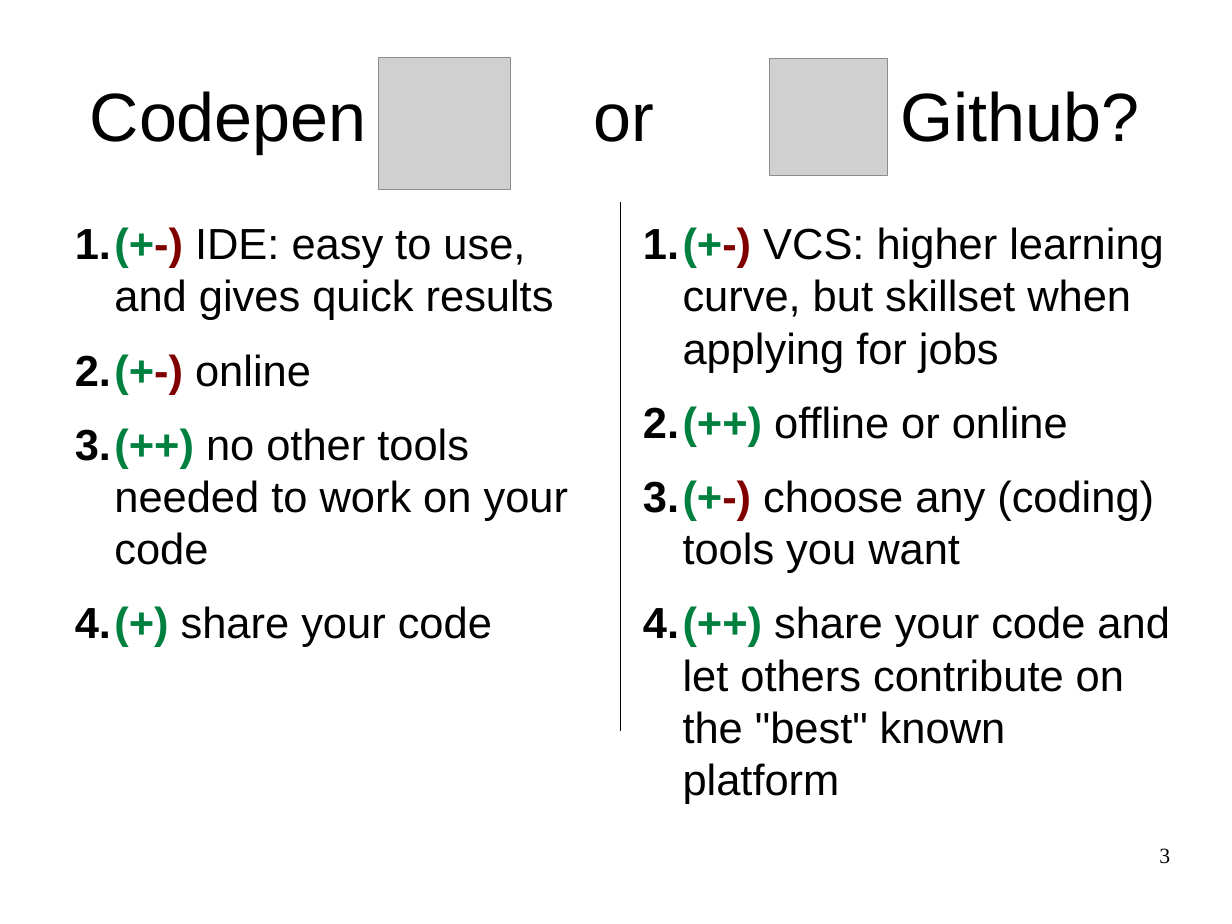
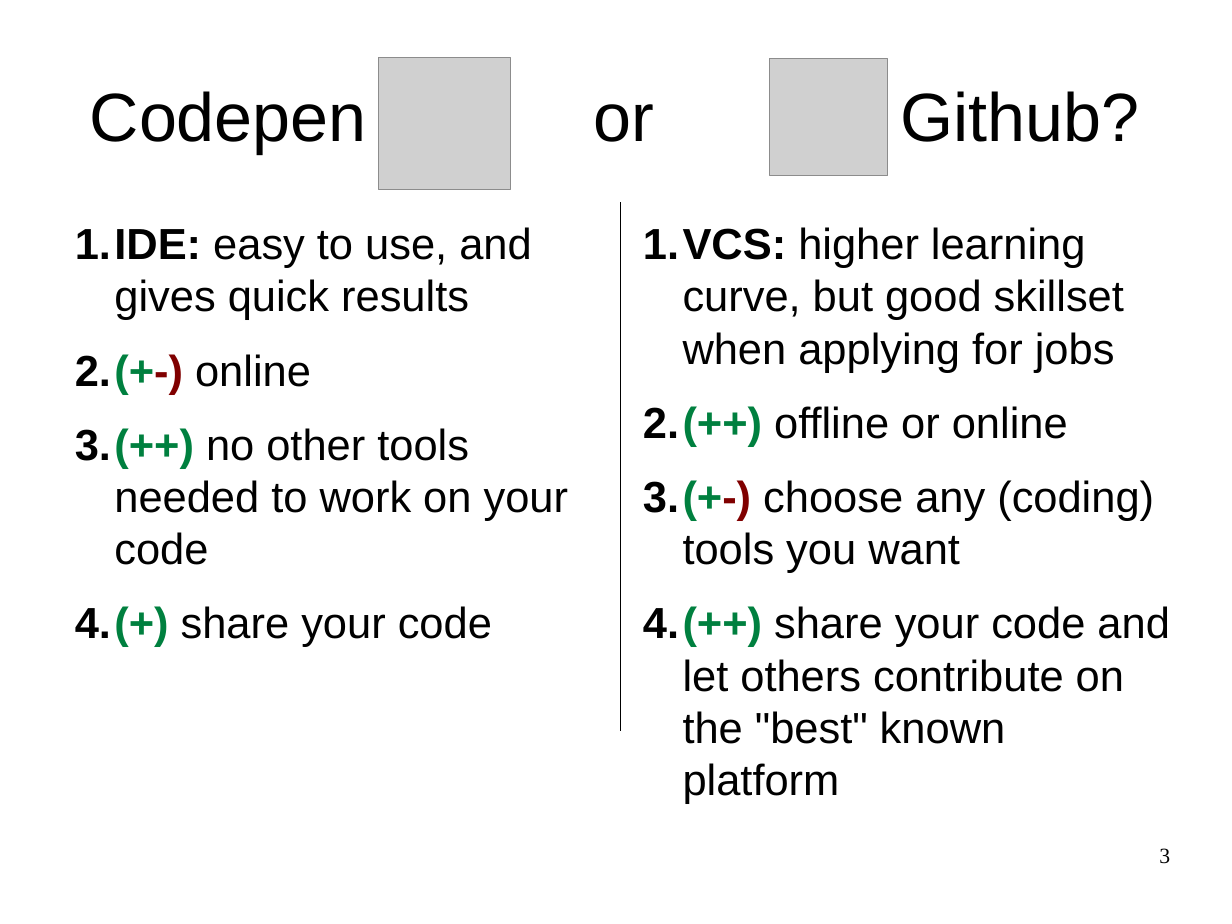
Before and after one commit to FCCVienna/FCCVienna, a slide deck: slide 3 of talks/2017-03-10_codepen_or_github_for_fcc.odp. Drawn at 1232x924 pixels with LibreOffice and Linux fonts; fonts in the diff are those of the drawing; grey boxes stand for pictures. Boxes give left, top, right and bottom in pixels: in the first picture for what was removed or moved away, otherwise in the second. Text is boxed around its words. In the diff, an @@ line names an element or a change of style, - is before the commit and + after.

```diff
--- a/talks/2017-03-10_codepen_or_github_for_fcc.odp
+++ b/talks/2017-03-10_codepen_or_github_for_fcc.odp
@@ text at <box>75,227,531,320</box>: text changed @@
-1. (+-) IDE: easy to use, and gives quick results
+1. IDE: easy to use, and gives quick results
@@ text at <box>643,227,1124,373</box>: text changed @@
-1. (+-) VCS: higher learning curve, but skillset when applying for jobs
+1. VCS: higher learning curve, but good skillset when applying for jobs
```
Also in this commit, not shown: 4 other slides changed.
